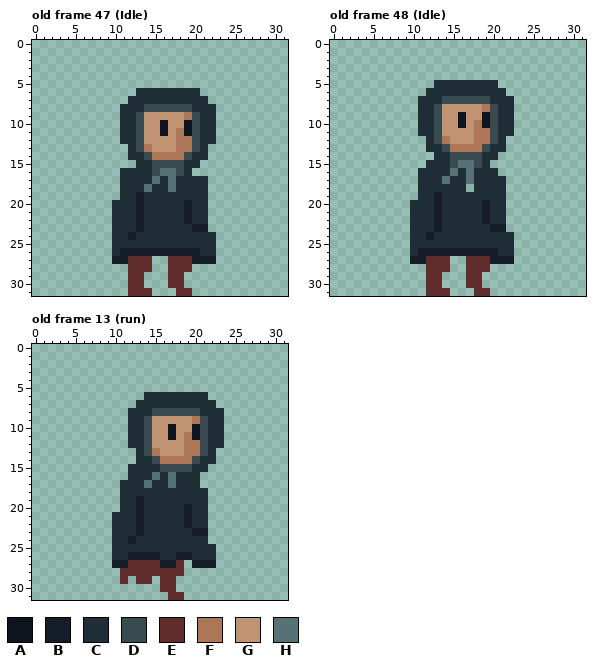
Two states of a pixel-art file, marcuzjam 7 2022/Assets/Sprites/Player/player.aseprite. That is the earlier state.
32x32 pixels, 49 frames. Shown: old frame 47 (Idle), old frame 48 (Idle), old frame 13 (run). The commit also changed other frames, which this record leaves out.
Visible layers, top first: "Layer 2", "Layer 3", "Layer 4", "Layer 1".
Palette (. is transparent): A #10141f  B #151d28  C #202e37  D #394a50  E #602c2c  F #ad7757  G #c09473  H #577277
Pixels before, old frame 47 (Idle), first column x 10:
 6 ...CCCCCCCC..
 7 ..CCCCCCCCCC.
 8 .CCCDDDDDDCCC
 9 .CCDGGGGGFDCC
10 .CCDGGAGGADCC
11 .CCDGGAGFADCC
12 .CCDGGGGFFDCC
13 ..CDFGGGFFDC.
14 ..CCDFFFFDCC.
15 ...CCDDDDCC..
16 .CCCCDHHDC...
17 .CCCCHCHCCCC.
18 .CCCHCCHCCCC.
19 .CCBCCCCCCCC.
20 CCCBCCCCCBCC.
21 CCCBCCCCCBCC.
22 CCCBCCCCCBCC.
23 CCCBCCCCCCBB.
24 CCBCCCCCCCCCC
25 CCCCCCCCCCCCC
26 CBBBBBBBBBBCC
27 BBEEE..EEEBBB
28 ..EEE..EEE...
29 ..EE...EE....
30 ..EE...EE....
31 ..EEE...EE...
Pixels before, old frame 48 (Idle), first column x 10:
 5 ...CCCCCCCC..
 6 ..CCCCCCCCCC.
 7 .CCCDDDDDDCCC
 8 .CCDGGGGGFDCC
 9 .CCDGGAGGADCC
10 .CCDGGAGFADCC
11 .CCDGGGGFFDCC
12 ..CDFGGGFFDC.
13 ..CCDFFFFDCC.
14 ...CCDDDDCC..
15 ..CCCDHHDC...
16 .CCCCHCHCCC..
17 .CCCHCCHCCCC.
18 .CCCCCC.CCCC.
19 .CCBCCCCCCCC.
20 CCCBCCCCCBCC.
21 CCCBCCCCCBCC.
22 CCCBCCCCCBCC.
23 CCCBCCCCCCBB.
24 CCBCCCCCCCCCC
25 CCCCCCCCCCCCC
26 CBBBBBBBBBBCC
27 BBEEE..EEEBBB
28 ..EEE..EEE...
29 ..EE...EE....
30 ..EE...EE....
31 ..EEE...EE...
Pixels before, old frame 13 (run), first column x 10:
 6 ....CCCCCCCC..
 7 ...CCCCCCCCCC.
 8 ..CCCDDDDDDCCC
 9 ..CCDGGGGGFDCC
10 ..CCDGGAGGADCC
11 ..CCDGGAGFADCC
12 ..CCDGGGGFFDCC
13 ...CDFGGGFFDC.
14 ...CCDFFFFDCC.
15 ..CCCCDDDDCC..
16 ..CCCHCHCCC...
17 .CCCHCCHCCC...
18 .CCCCCCCCCCC..
19 .CCBCCCCCCCC..
20 .CCBCCCCCBCC..
21 CCCBCCCCCBCC..
22 CCCBCCCCCBCC..
23 CCCBCCCCCCBB..
24 CCBCCCCCCCCC..
25 CCCCCCCCCCCCC.
26 CCBBBBCCBBCCC.
27 BBEEEEBBE.BBB.
28 .EEEEEEEE.....
29 .E.EE.EE......
30 ......EE......
31 .......EE.....
The same view after the edit:
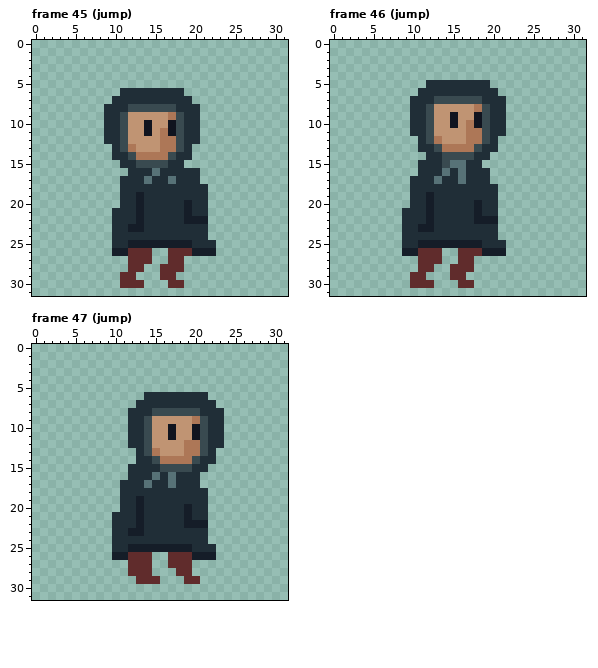
A new or re-ordered frame is compared with the old frame closest to it.
Changes in this commit:
frames 49 -> 54
Changed rows in their new state; - is an unchanged pixel.
Frame 45 (jump) is new; against old frame 47 (Idle), layers "Layer 3", "Layer 4", "Layer 1":
first column x 9:
 6 --CC------..--
 7 -CC--------..-
 8 CC-DD----CC-..
 9 CCDGG---FDCC..
10 CCDGGA-GADCC..
11 CCDGGA-FADCC..
12 CCDGG--FFDCC..
13 -CDFGG-FFDC..-
14 -CCDFF--DCC..-
15 --CCDD--CC..--
16 --.---HCCC-C--
17 -----HC-----.-
18 -----C--C-----
20 -.------------
22 -----------BB-
23 ---B-------CC-
24 ---C---------.
25 ---BBBBBBBB---
26 -B-EEE..EEE-BB
27 -..-------....
28 -----.-E--.---
29 --E-.--E-.----
30 --E-----------
31 ---...---..---
Frame 46 (jump) is new; against old frame 48 (Idle), layers "Layer 3", "Layer 4", "Layer 1":
first column x 9:
 5 ---C-------.--
 6 --C---------.-
 7 -C--D-----C--.
 8 -C-DG----FDC-.
 9 -C-DG-AG-ADC-.
10 -C-DG-AGFADC-.
11 -C-DG---F-DC-.
12 --CDFG--F-DC.-
13 --C-DF---DC-.-
14 ---C-D---C-.--
15 --C--DH-CC.---
16 -----HCHC--.--
17 -C--HC-HC--..-
18 -C------C---.-
19 -C-BC-------.-
20 ---BC----BC-.-
21 C--BC----BC-.-
22 C--BC----B-B.-
23 C-BBC------C.-
24 C--C--------..
25 C-BBBBBBBB---.
26 BBEEE..EEE--B.
27 -.E--.-E-.....
28 --E-..EE-..---
29 -EE..-EE..----
30 -EE-.--E-.----
31 ---...---..---
Frame 47 (jump) is new; against old frame 13 (run), layers "Layer 2", "Layer 3", "Layer 1":
first column x 19:
11 G
first column x 10:
22 ----------BB-
23 --B-------CC-
24 --C----------
25 --BBBBBBBB---
26 BBEEE..EEEBBB
27 ..---..E-E...
28 -.---...-E---
29 -.---E..-EE--
30 ------..-----
31 -------..----
Boxes around the changes in both pictures, in picture pixels (x1, y1, x2, y2):
changed: (104, 88, 216, 296)
changed: (402, 80, 514, 296)
changed: (184, 432, 192, 440)
changed: (112, 520, 216, 600)
